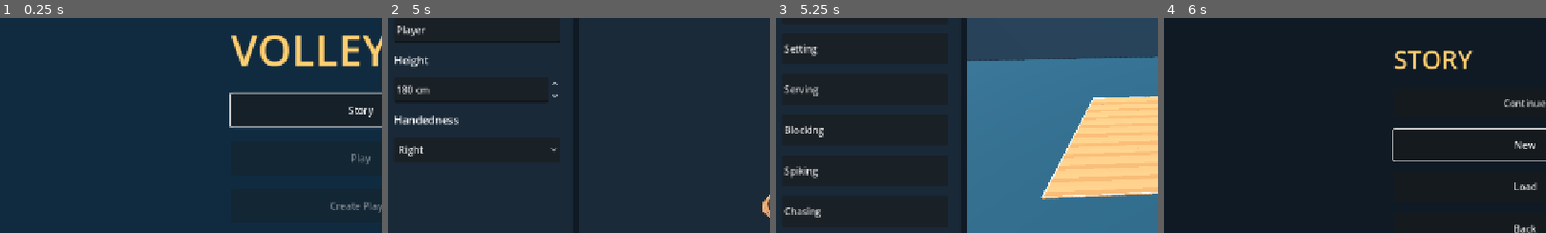
Above: before the commit, frames 1-4 (left to right).
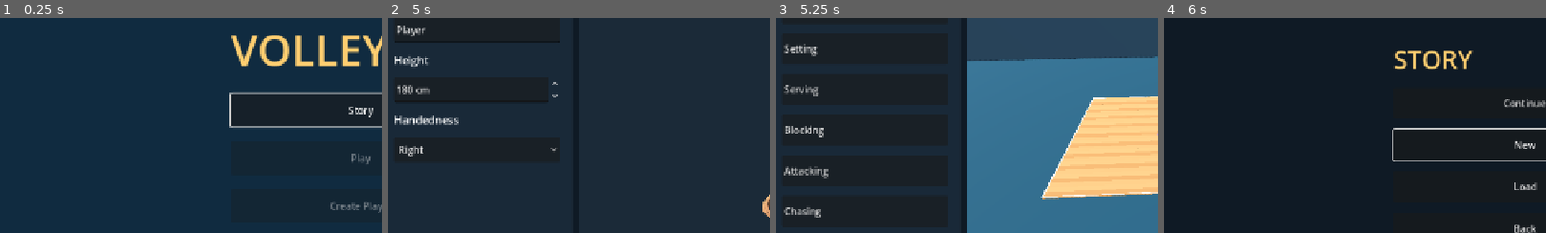
Above: after the commit, the same moments.

Repository: foreandr/volleyball
Game: Godot game, scene res://scenes/main.tscn
Two runs of this game, one before a commit and one after it. Both use one fixed random seed, a clock stepped at 60 frames per second and the inputs below.
Inputs:
- Up to frame 1 (0.25 s): no input
- Up to frame 2 (5 s): click "Story" at 0.5 s; click "Back" at 1.25 s; click "Story" at 2 s; click "New" at 2.75 s; click "Back" at 3.5 s; click "New" at 4.25 s
- Up to frame 3 (5.25 s): click "Save" at 5 s
- Up to frame 4 (6 s): click "Back" at 5.75 s
The pictures show only the part of the screen within x 3-53%, y 21-71%; the shares and areas given below are measured in that part.

Frames 1-2 are identical in both runs. In frame 3, 0.4% of the frame differs, in the area x 2-14%, y 68-75%; in frame 4, nothing differs.

Commit message:
Add aimed hand receives and overhead jumps to Attacking

Diff:
--- a/scripts/attack_drill.gd
+++ b/scripts/attack_drill.gd
@@ -3,8 +3,9 @@
 const Court = preload("res://scripts/preview_court.gd")
 const HandPose = preload("res://scripts/hand_setting_pose.gd")
 const Footwork = preload("res://scripts/directional_footwork.gd")
-const PIN := Vector3(-3.55,0.065,2.3)
-const RECEIVE_START := Vector3(0.65,0.04,-3.10)
+const PIN := Vector3(3.55,0.065,2.3)
+const RECEIVE_START := Vector3(3.05,0.04,-3.10)
+const ATTACK_SERVE_SOURCE := Vector3(3.05,2.8,8.5)
 const CPU_HOME := Vector3(-0.55,0.04,1.15)
 const PIN_HEIGHT := 2.75
 const SET_APEX := 4.5
@@ -45,26 +46,41 @@
 	setter.position = RECEIVE_START
 	setter.rotation.y = 0.0
 	bump.reset()
+	bump.show()
 	bump.hand_setting = false
+	bump.quick_hand_receive = false
 	bump.catch_only = false
 	bump.destination = Vector2(-0.55,2.2)
 	bump.height = 3.8
 	serve_target = RECEIVE_START+Vector3(0.0,1.13,0.66)
-	serve_velocity = (serve_target-SOURCE)/SERVE_TIME+Vector3.UP*Flight.GRAVITY*SERVE_TIME*0.5
-	ball.position = SOURCE
+	serve_velocity = (serve_target-ATTACK_SERVE_SOURCE)/SERVE_TIME+Vector3.UP*Flight.GRAVITY*SERVE_TIME*0.5
+	ball.position = ATTACK_SERVE_SOURCE
 	region.position = PIN
 	region.hide()
 	timing_cue.hide()
-	status.text = "Receive the serve  |  Q"
-	trace.begin_feed({"mode":"attack_catch","source":SOURCE,"serve_velocity":serve_velocity,"pin":PIN})
+	status.text = "Receive  |  Q forearms, I hands"
+	trace.begin_feed({"mode":"attack_catch","source":ATTACK_SERVE_SOURCE,"serve_velocity":serve_velocity,"pin":PIN})
 
 func set_key() -> int:
 	return KEY_Q if stage == Stage.SERVE else KEY_E
+
+func can_aim_set() -> bool:
+	return stage == Stage.SERVE and not is_finite(bump.touch_time)
+
+func queue_hand_receive() -> void:
+	if stage != Stage.SERVE or is_finite(bump.pressed_at): return
+	bump.hand_setting = true
+	bump.quick_hand_receive = true
+	queue_set()
+
+func receive_cue_time() -> float:
+	if not bump.hand_setting: return SERVE_TIME
+	return descending_time(ATTACK_SERVE_SOURCE,serve_velocity,RECEIVE_START.y+HandPose.CONTACT_HEIGHT+HandPose.CONTACT_RADIUS)
 
 func queue_set() -> void:
 	if stage != Stage.SERVE and stage != Stage.SET: return
 	bump.queue_bump(clock-stage_start)
-	trace.write("attack_input",clock,{"stage":stage,"position":setter.position,"ball":ball.position},true)
+	trace.write("attack_input",clock,{"stage":stage,"technique":"hands" if bump.hand_setting else "forearms","aim":bump.destination,"height":bump.height,"position":setter.position,"ball":ball.position},true)
 
 func setter_is_diving() -> bool:
 	return stage == Stage.SERVE and bump.low_save.active and not bump.low_save.finished(clock-stage_start)
@@ -76,7 +92,7 @@
 
 func setter_movement_scale() -> float:
 	if stage == Stage.SERVE:
-		return bump.movement_scale(clock-stage_start,SERVE_TIME,ball.position)
+		return bump.movement_scale(clock-stage_start,receive_cue_time(),ball.position)
 	return 1.0
 
 func step(delta: float) -> void:
@@ -113,13 +129,18 @@
 	}
 
 func play_serve(time: float, previous: float, delta: float) -> void:
-	var path := func(t): return flight_point(SOURCE,serve_velocity,t)
-	var end := Flight.landing_time(SOURCE,serve_velocity)
+	var path := func(t): return flight_point(ATTACK_SERVE_SOURCE,serve_velocity,t)
+	var end := Flight.landing_time(ATTACK_SERVE_SOURCE,serve_velocity)
 	ball.position = path.call(minf(time,end))
-	timing_cue.update_timing(time,SERVE_TIME,BallPreview.GREEN_START,BallPreview.GREEN_END)
-	bump.update_attempt(time,previous,end,path,serve_velocity+Vector3.DOWN*Flight.GRAVITY*time,delta,SERVE_TIME)
+	var cue := receive_cue_time()
+	timing_cue.update_timing(time,cue,BumpSetting.GREEN_START,BumpSetting.GREEN_END)
+	bump.update_aim()
+	bump.update_attempt(time,previous,end,path,serve_velocity+Vector3.DOWN*Flight.GRAVITY*time,delta,cue)
 	if is_finite(bump.touch_time):
-		pass_origin = bump.touch
+		if bump.hand_setting and not is_finite(bump.release_time):
+			ball.position = bump.touch.lerp(bump.platform_center(),smoothstep(0.0,0.05,time-bump.touch_time))
+			return
+		pass_origin = bump.release_point if bump.hand_setting else bump.touch
 		pass_motion = bump.outgoing
 		var head_height := CPU_HOME.y+HandPose.CONTACT_HEIGHT
 		cpu_contact_time = descending_time(pass_origin,pass_motion,head_height)
@@ -127,6 +148,10 @@
 			miss("Pass was too low to set")
 			return
 		cpu_contact_point = flight_point(pass_origin,pass_motion,cpu_contact_time)
+		if cpu_contact_point.z >= 3.75 or (not bump.net_hit.is_empty() and bump.net_hit.time < cpu_contact_time):
+			miss("Pass went past the setter")
+			return
+		bump.hide()
 		var incoming := (pass_origin-cpu_contact_point).slide(Vector3.UP).normalized()
 		cpu_stand = Court.clamp_setter(Vector3(cpu_contact_point.x,CPU_HOME.y,cpu_contact_point.z)-incoming*HandPose.CONTACT_FORWARD)
 		receiver.rotation.y = atan2(incoming.x,incoming.z)
@@ -165,6 +190,9 @@
 	if lead <= 0.22:
 		HandPose.apply(receiver,cpu_contact_point,1.0-smoothstep(0.0,0.22,lead))
 	if time >= cpu_contact_time:
+		if receiver.position.distance_to(cpu_stand)>0.60:
+			miss("CPU could not reach the pass")
+			return
 		cpu_set.height = SET_APEX
 		var ideal := set_toward_pin(cpu_contact_point)
 		var target := flight_point(cpu_contact_point,ideal,Flight.landing_time(cpu_contact_point,ideal))
--- a/scripts/bump_setting.gd
+++ b/scripts/bump_setting.gd
@@ -21,6 +21,7 @@
 
 var setter: Node3D
 var hand_setting := false
+var quick_hand_receive := false
 var catch_only := false
 var catch_airborne := false
 var setter_jumping := false
@@ -101,7 +102,7 @@
 func movement_scale(time: float, arrival: float, ball_position: Vector3) -> float:
 	if is_finite(touch_time):
 		if catch_only: return 0.0
-		if hand_setting: return smoothstep(HandPose.RELEASE_TIME,0.25,time-touch_time)
+		if hand_setting: return smoothstep(hand_release_delay(),0.25,time-touch_time)
 		return smoothstep(0.045,0.15,time-touch_time)
 	if not is_finite(pressed_at) or grade != Timing.Grade.WAITING: return 1.0
 	var distance := (ball_position-setter.global_position).slide(Vector3.UP).length()
@@ -203,7 +204,7 @@
 	if striking:
 		if hand_setting:
 			var target := hand_intercept(path,time,end)
-			HandPose.apply(setter,target,smoothstep(0.0,0.105,elapsed))
+			HandPose.apply(setter,target,smoothstep(0.0,0.062 if quick_hand_receive else 0.105,elapsed))
 		elif low_save.active:
 			low_save.sample(setter,time,low_save.contact_time+0.07)
 		else:
@@ -300,15 +301,20 @@
 	var endpoint := flight_point(touch,outgoing,Flight.landing_time(touch,outgoing))
 	hand_target = {"position":Vector2(endpoint.x,endpoint.z),"height":touch.y+outgoing.y*outgoing.y/(2.0*Flight.GRAVITY),"fit":"height"}
 
+func hand_release_delay() -> float:
+	return 0.078 if quick_hand_receive else HandPose.RELEASE_TIME
+
 func update_hand_push(time: float, follow: float) -> void:
 	if follow >= 0.32 and is_finite(release_time): return
-	var cushion := smoothstep(0.0,0.045,follow)*(1.0-smoothstep(0.045,0.11,follow))
-	var extension := smoothstep(0.045,HandPose.RELEASE_TIME,follow)
+	var delay := hand_release_delay()
+	var scale_ := delay/HandPose.RELEASE_TIME
+	var cushion := smoothstep(0.0,0.045*scale_,follow)*(1.0-smoothstep(0.045*scale_,0.11*scale_,follow))
+	var extension := smoothstep(0.045*scale_,delay,follow)
 	var force := smoothstep(4.0,10.0,outgoing.length())
 	var push := outgoing.normalized()*lerpf(0.12,0.33,force)*extension
 	var blend := 1.0-smoothstep(0.17,0.32,follow)
 	HandPose.apply(setter,setter.to_global(hand_anchor),blend,push,cushion)
-	if follow >= HandPose.RELEASE_TIME and not is_finite(release_time):
+	if follow >= delay and not is_finite(release_time):
 		release_time = time
 		release_point = platform_center()
 		outgoing = Flight.target_velocity(release_point,hand_target,45.0)
--- a/scripts/setter_jump.gd
+++ b/scripts/setter_jump.gd
@@ -65,7 +65,7 @@
 		return
 	var load := smoothstep(0.02,0.19,elapsed)*(1.0-smoothstep(0.19,LOAD_TIME+0.055,elapsed))
 	var impact := smoothstep(-0.025,0.04,landing)*(1.0-smoothstep(0.04,LAND_TIME,landing))
-	var arm_drive := smoothstep(0.17,0.34,elapsed)*(1.0-smoothstep(0.40,LOAD_TIME+air_time,elapsed))
+	var arm_drive := smoothstep(0.17,0.37,elapsed)*(1.0-smoothstep(LOAD_TIME+air_time*0.56,LOAD_TIME+air_time*0.93,elapsed))
 	pose_jump(actor,first,second,load,impact,arm_drive)
 
 func pose_jump(actor: Node3D, first: float, second: float, load: float, impact: float, arm_drive: float) -> void:
@@ -93,7 +93,7 @@
 		author.set_world_basis(pose,foot,foot_pose.basis)
 		var upper_arm: String = "upperarm_"+side
 		var forearm: String = "lowerarm_"+side
-		author.rotate_world(pose,upper_arm,Vector3.RIGHT,1.52*load-0.95*arm_drive)
+		author.rotate_world(pose,upper_arm,Vector3.RIGHT,1.52*load)
 		author.rotate_world(pose,forearm,Vector3.RIGHT,-0.25*arm_drive)
 		var shoulder: Vector3 = author.point(pose,upper_arm)
 		var elbow: Vector3 = author.point(pose,forearm)
@@ -103,6 +103,10 @@
 			var forearm_pose: Transform3D = author.world_pose(pose,rig.find_bone(forearm))
 			var straighten := Quaternion((wrist-elbow).normalized(),(elbow-shoulder).normalized())
 			author.set_world_basis(pose,forearm,Basis(Quaternion.IDENTITY.slerp(straighten,extension))*forearm_pose.basis)
+		if arm_drive > 0.0:
+			var outward := 1.0 if left else -1.0
+			var overhead := shoulder+Vector3(outward*0.08,0.62,0.09)/scale_
+			author.limb(pose,upper_arm,forearm,"hand_"+side,overhead,Vector3(outward*0.8,-0.42,0.45),arm_drive,172.0)
 	rig.set_bone_pose_position(pelvis,pose[pelvis].origin)
 	for bone in rig.get_bone_count():
 		rig.set_bone_pose_rotation(bone,pose[bone].basis.get_rotation_quaternion())
--- a/scripts/setting_drill.gd
+++ b/scripts/setting_drill.gd
@@ -158,6 +158,9 @@
 	if jump.active: jump.step(setter,delta,trace_input)
 	bump.setter_jumping = jump.active
 
+func can_aim_set() -> bool:
+	return true
+
 func set_key() -> int:
 	return KEY_Q if bump_enabled else KEY_E
 
--- a/scripts/story_animations.gd
+++ b/scripts/story_animations.gd
@@ -9,13 +9,13 @@
 const Catalog = preload("res://scripts/volleyball_animations.gd")
 const MOVE_TYPES := {
 	"Forearm reception":["Forearm"],
-	"Spiking":["Line Hit","Cross Hit"],
+	"Attacking":["Line Hit","Cross Hit"],
 	"Serving":["Float","Spin","Hybrid","Skyball","Underhand","Standing Float","Standing Spin"],
 	"Blocking":["Straight","Left","Right"],
 	"Setting":["Hand setting","Bump setting"],
 	"Chasing":["Forward","Back","Left","Right"]
 }
-const CATEGORIES := ["Forearm reception","Setting","Serving","Blocking","Spiking","Chasing"]
+const CATEGORIES := ["Forearm reception","Setting","Serving","Blocking","Attacking","Chasing"]
 var content: VBoxContainer
 var category_buttons: Dictionary = {}
 var selected_category := ""
@@ -209,8 +209,8 @@
 	preview_player.get_node("DirectionArrows").show_dive_ring = category == "Forearm reception"
 	clear_content()
 	set_title(category.to_upper())
-	if category in ["Setting","Spiking"]:
-		start_setting_drill(category == "Spiking")
+	if category in ["Setting","Attacking"]:
+		start_setting_drill(category == "Attacking")
 		return
 	var row := HBoxContainer.new()
 	row.visible = MOVE_TYPES[category].size()>1
@@ -292,7 +292,7 @@
 	controls_hint.autowrap_mode = TextServer.AUTOWRAP_WORD_SMART
 	var show_mode := func(index: int):
 		controls_hint.text = "WASD to move  |  Tap Q to bump set\nMouse to aim  |  Scroll to change height" if index == 1 else "WASD to move  |  Tap E to set\nMouse to aim  |  Scroll to change height\nSpace jump  |  7 to 40 in"
-	if attack: controls_hint.text = "WASD to move  |  Q to receive\nSpace to jump  |  E to catch"
+	if attack: controls_hint.text = "WASD to move  |  Q forearms  |  I hands\nMouse to aim  |  Scroll for pass height\nSpace to jump  |  E to catch"
 	else: show_mode.call(modes.selected)
 	modes.item_selected.connect(func(index: int):
 		type_indices["Setting"] = index
@@ -774,12 +774,12 @@
 		elif event is InputEventMouseMotion:
 			if event.button_mask & MOUSE_BUTTON_MASK_MIDDLE:
 				orbit_setting_camera(event.relative)
-			elif selected_category == "Setting":
+			elif setting_drill.can_aim_set():
 				var point: Vector2 = setup_drag.screen_position(event.position)
 				var hit: Variant = Plane(Vector3.UP,0.055).intersects_ray(preview_camera.project_ray_origin(point),preview_camera.project_ray_normal(point))
 				if hit is Vector3:
 					setting_drill.bump.destination = Court.clamp_set_aim(hit)
-		elif selected_category == "Setting" and event is InputEventMouseButton and event.pressed:
+		elif setting_drill.can_aim_set() and event is InputEventMouseButton and event.pressed:
 			if event.button_index in [MOUSE_BUTTON_WHEEL_UP,MOUSE_BUTTON_WHEEL_DOWN]:
 				adjust_bump_height((0.25 if event.button_index == MOUSE_BUTTON_WHEEL_UP else -0.25)*maxf(0.1,event.factor))
 		return
@@ -837,7 +837,7 @@
 	get_tree().change_scene_to_file("res://scenes/animation_editor.tscn")
 
 func cycle_type(direction: int) -> void:
-	if selected_category.is_empty() or selected_category in ["Setting","Spiking"]: return
+	if selected_category.is_empty() or selected_category in ["Setting","Attacking"]: return
 	type_indices[selected_category] = posmod(int(type_indices.get(selected_category,0))+direction,MOVE_TYPES[selected_category].size())
 	refresh_type()
 
@@ -849,6 +849,10 @@
 	else: get_tree().change_scene_to_file("res://scenes/story.tscn")
 
 func _input(event: InputEvent) -> void:
+	if is_instance_valid(setting_drill) and selected_category == "Attacking" and event is InputEventKey and event.keycode == KEY_I:
+		if event.pressed and not event.echo: setting_drill.queue_hand_receive()
+		get_viewport().set_input_as_handled()
+		return
 	if is_instance_valid(setting_drill) and event is InputEventKey and event.keycode == KEY_SPACE:
 		if event.pressed and not event.echo:
 			setting_drill.queue_jump(player_controls.movement_input())
--- a/scripts/volleyball_animations.gd
+++ b/scripts/volleyball_animations.gd
@@ -43,6 +43,7 @@
 	return entry
 
 static func category_name(value: String) -> String:
+	if value == "Spiking": return "Attacking"
 	return "Forearm reception" if value in ["Passing","Digging","Reception","Forearm reception"] else value
 
 static func type_name(category: String, value: String) -> String:
